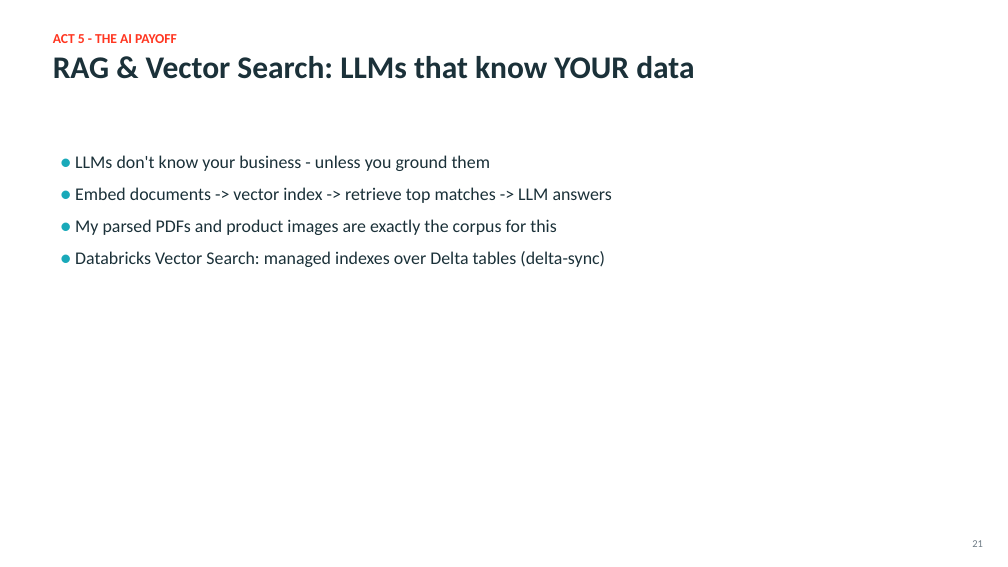
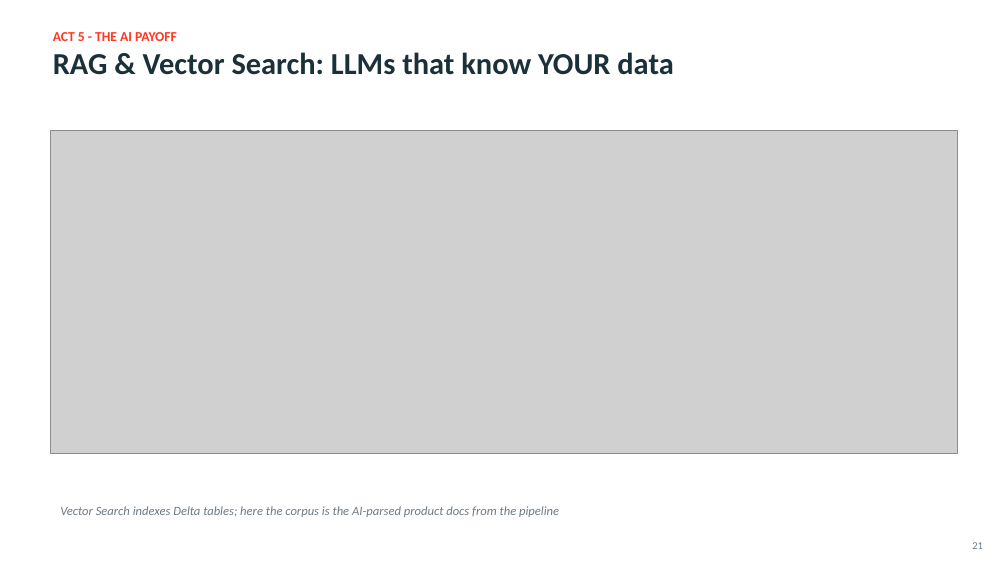
Before and after one commit to adranale/databricks_demo, a slide deck: slide 21 of AI_Through_Modern_Data_Platforms_Databricks.pptx. Drawn at 1008x567 pixels with LibreOffice and Linux fonts; fonts in the diff are those of the drawing; grey boxes stand for pictures. Boxes give left, top, right and bottom in pixels: in the first picture for what was removed or moved away, otherwise in the second. Text is boxed around its words. In the diff, an @@ line names an element or a change of style, - is before the commit and + after.

Commit message:
Update talk deck: real workspace visuals + conceptual diagrams, neutral voice
- Replaced all screenshot placeholders with 4 live-data renders (pipeline graph 17 datasets, landing volume, silver tables, gold dashboard)
- Added 11 Databricks-style diagrams (platform architecture, Delta, engines, batch vs streaming, CDC, DAB, outputs, Unity Catalog, MLflow, RAG, Unity Gateway)
- Rewrote slides to neutral voice (no demo references)

```diff
--- a/AI_Through_Modern_Data_Platforms_Databricks.pptx
+++ b/AI_Through_Modern_Data_Platforms_Databricks.pptx
@@ text at <box>53,52,673,75</box>: size 30 to 29 pt in "RAG & Vector Search: LLMs that know ..." @@
@@ picture added at <box>51,130,958,453</box> @@
@@ text removed at <box>75,155,612,267</box> @@
-● LLMs don't know your business - unless you ground them
-● Embed documents -> vector index -> retrieve top matches -> LLM answers
-● My parsed PDFs and product images are exactly the corpus for this
-● Databricks Vector Search: managed indexes over Delta tables (delta-sync)
@@ text added at <box>60,506,559,517</box>, 12 pt, text #6E7B85, italic @@
+Vector Search indexes Delta tables; here the corpus is the AI-parsed product docs from the pipeline
```
Also in this commit, not shown: 21 other slides changed.
